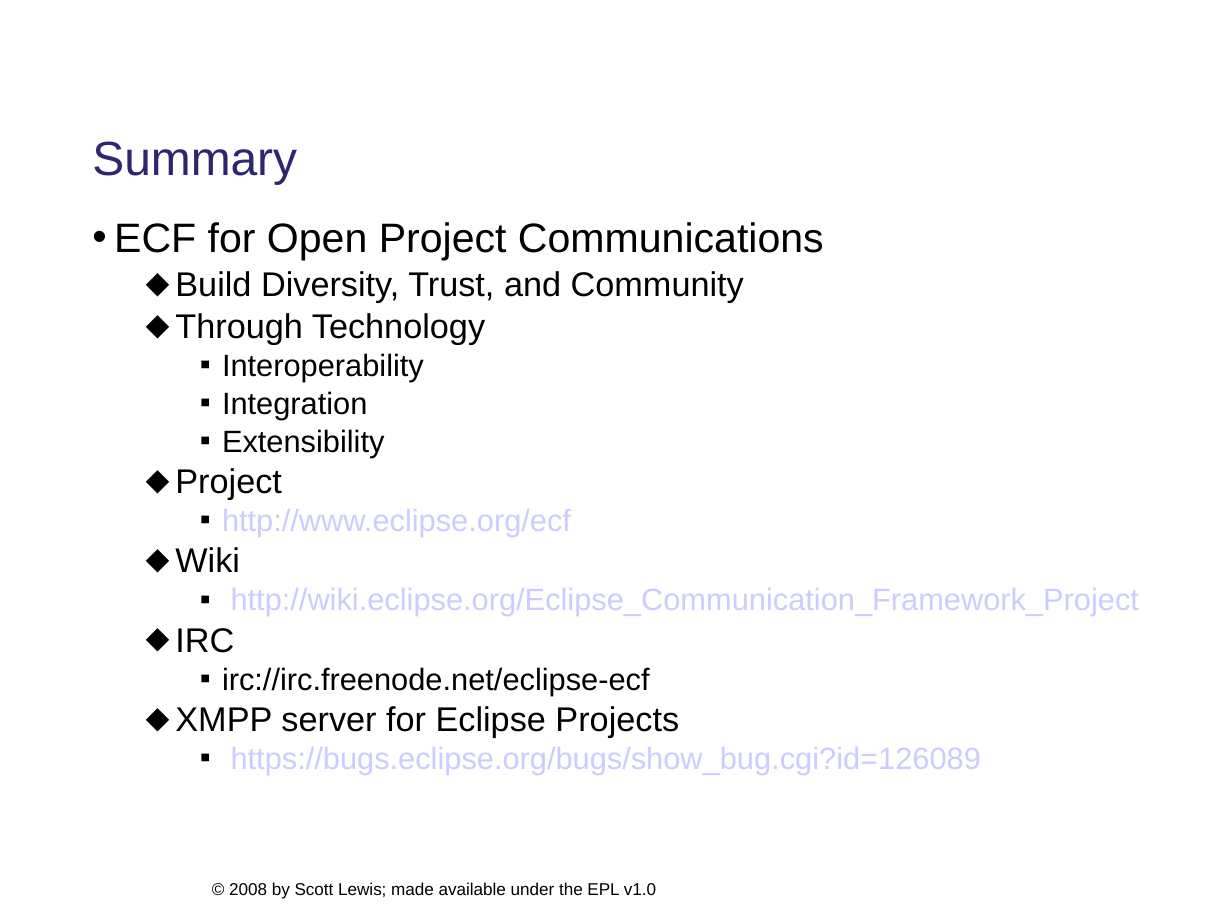
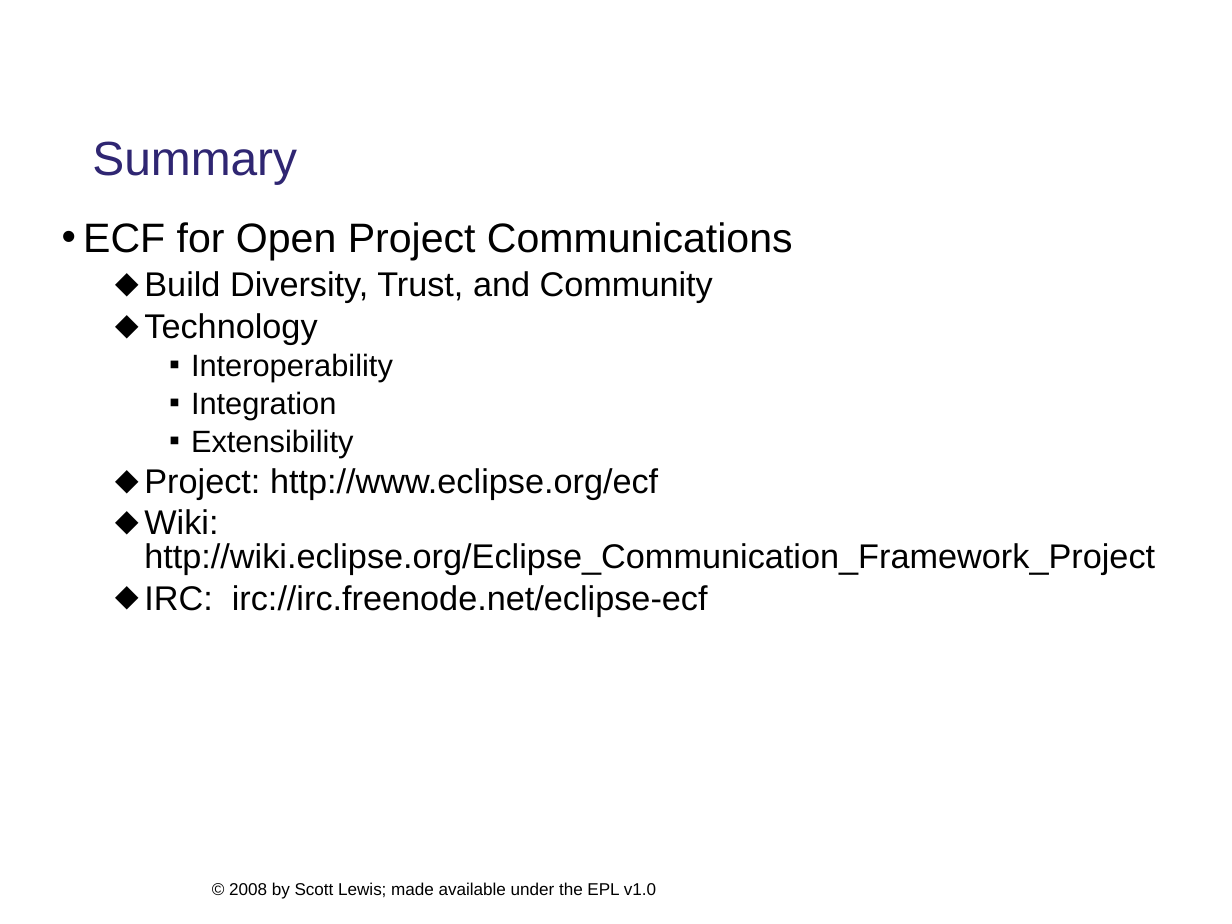
Before and after one commit to eclipse/ecf-website, a slide deck: slide 19 of presentations/eclipsecon2008/longtalk134/ecf_eclipsecon2008_134_DRAFT.ppt. Drawn at 1232x924 pixels with LibreOffice and Linux fonts; fonts in the diff are those of the drawing; background and template pictures are left out. Boxes give left, top, right and bottom in pixels: in the first picture for what was removed or moved away, otherwise in the second. Text is boxed around its words. In the diff, an @@ line names an element or a change of style, - is before the commit and + after.

```diff
--- a/presentations/eclipsecon2008/longtalk134/ecf_eclipsecon2008_134_DRAFT.ppt
+++ b/presentations/eclipsecon2008/longtalk134/ecf_eclipsecon2008_134_DRAFT.ppt
@@ text "ECF for Open Project Communications": place and size @@
-text "ECF for Open Project Communications" at bbox=[114, 222, 1139, 775]
+text "ECF for Open Project Communications" at bbox=[83, 222, 1155, 616]
@@ text at bbox=[144, 313, 317, 344]: text changed @@
-  ⬥ Through Technology
+  ⬥ Technology
@@ text at bbox=[144, 468, 1155, 616]: text changed; size 18 to 20 pt; text colour #CCCCFF to #000000 @@
-  ⬥ Project
-    ▪ http://www.eclipse.org/ecf
-  ⬥ Wiki
-    ▪ http://wiki.eclipse.org/Eclipse_Communication_Framework_Project
-  ⬥ IRC
-    ▪ irc://irc.freenode.net/eclipse-ecf
-  ⬥ XMPP server for Eclipse Projects
-    ▪ https://bugs.eclipse.org/bugs/show_bug.cgi?id=126089
+  ⬥ Project: http://www.eclipse.org/ecf
+  ⬥ Wiki: http://wiki.eclipse.org/Eclipse_Communication_Framework_Project
+  ⬥ IRC: irc://irc.freenode.net/eclipse-ecf
```
Also in this commit, not shown: 7 other slides changed, 2 other files.
